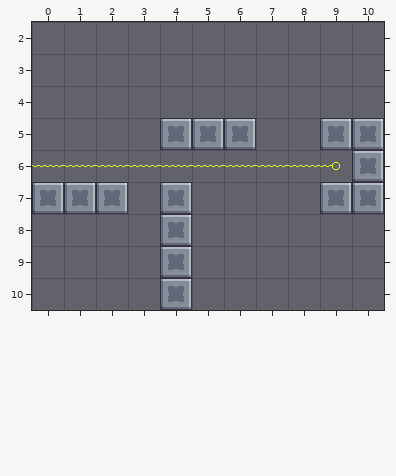
A Tiled map (JSON) gets an edit: Assets/Level_Editor/TileMap/Path_80.tmj. Above: the version before the commit.
Cells are 32x32 px. Shown: x 0..10, y 2..10.
Now the later version:
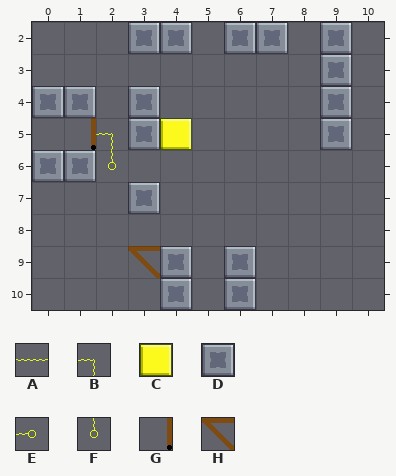
Key: from "tileSet": A 6, B 7, C 32, D 33, E 36, F 47, G 91, H 118.
_ is an empty cell, . an unchanged one.
What changed:
--- layer "Blocks"
@@ x 0..10 @@
- 2 ...__.__._.
- 3 ........._.
- 4 __._....._.
- 5 ..._DDD...D
- 6 __........D
- 7 DDD_D....DD
- 8 ....D......
- 9 ..._.._....
-10 ......_....
+ 2 ...DD.DD.D.
+ 3 .........D.
+ 4 DD.D.....D.
+ 5 ...DC__..._
+ 6 DD........_
+ 7 ___D_....__
+ 8 ...._......
+ 9 ...H..D....
+10 ......D....
--- layer "Overlap"
@@ x 0..9 @@
- 5 .__.......
- 6 AAAAAAAAAE
+ 5 .GB.......
+ 6 __F_______
Boxes around the changes in both pictures, in picture pixels (x1, y1, x2, y2):
changed: (32, 22, 384, 310)
